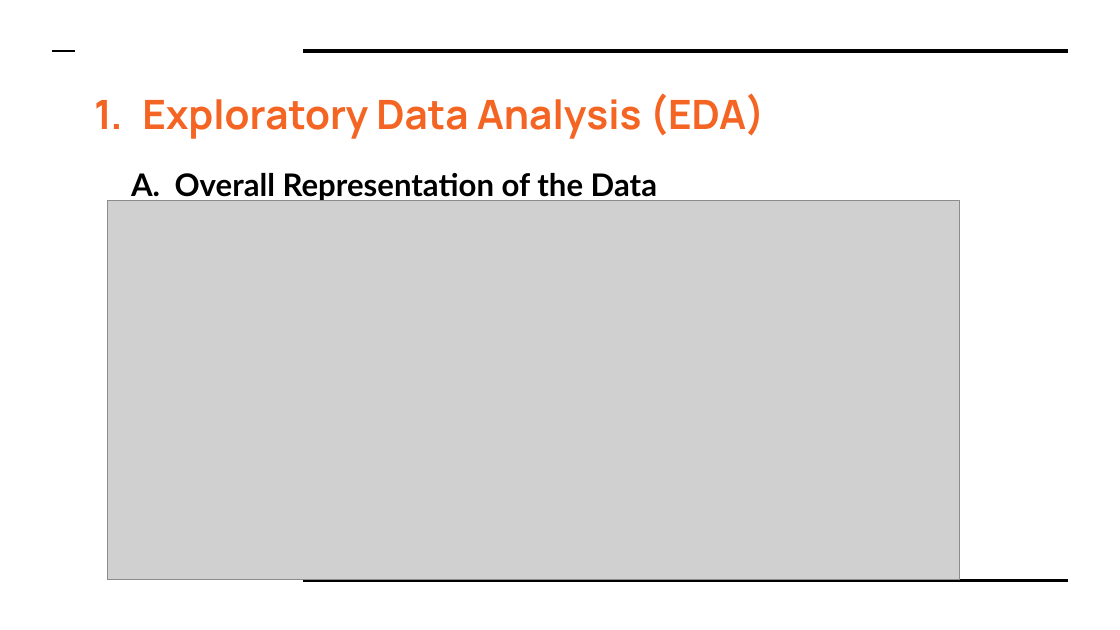
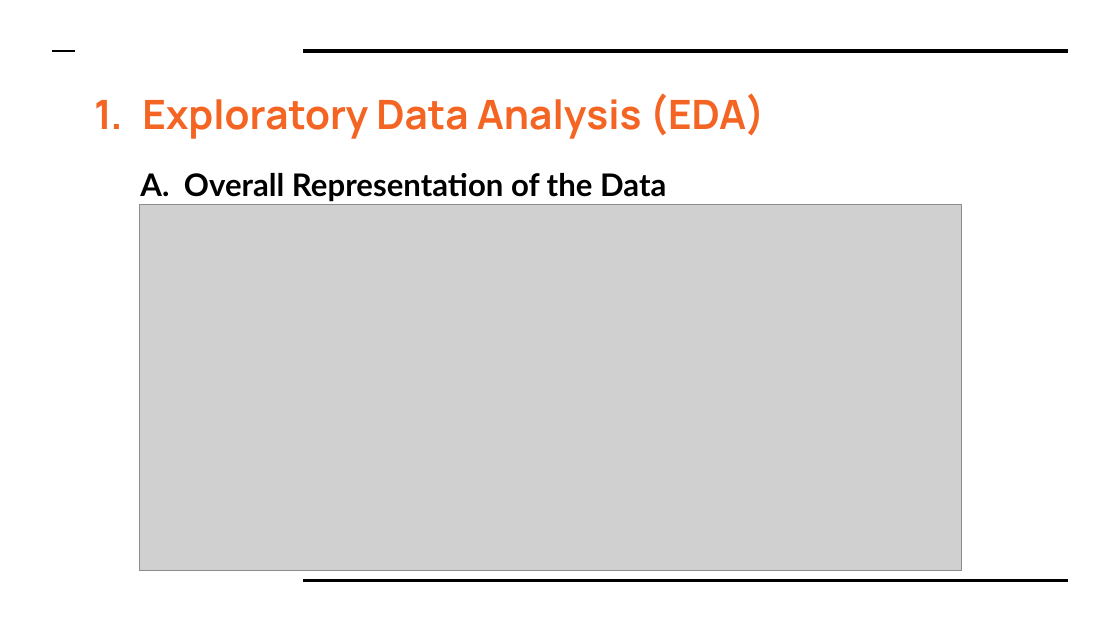
Before and after one commit to HoManLeung/Amazon-analysis, a slide deck: slide 3 of Final Project DS610.pptx. Drawn at 1120x630 pixels with LibreOffice and Linux fonts; fonts in the diff are those of the drawing; grey boxes stand for pictures. Boxes give left, top, right and bottom in pixels: in the first picture for what was removed or moved away, otherwise in the second. Text is boxed around its words. In the diff, an @@ line names an element or a change of style, - is before the commit and + after.

```diff
--- a/Final Project DS610.pptx
+++ b/Final Project DS610.pptx
@@ text "Overall Representation of the Data": place and size @@
-text "Overall Representation of the Data" at (175, 173, 657, 202)
+text "Overall Representation of the Data" at (184, 173, 666, 202)
@@ picture: place and size @@
-picture at (108, 200, 960, 580)
+picture at (140, 205, 962, 571)
```
Also in this commit, not shown: 5 other slides changed, 7 slides added, 1 slide removed.
